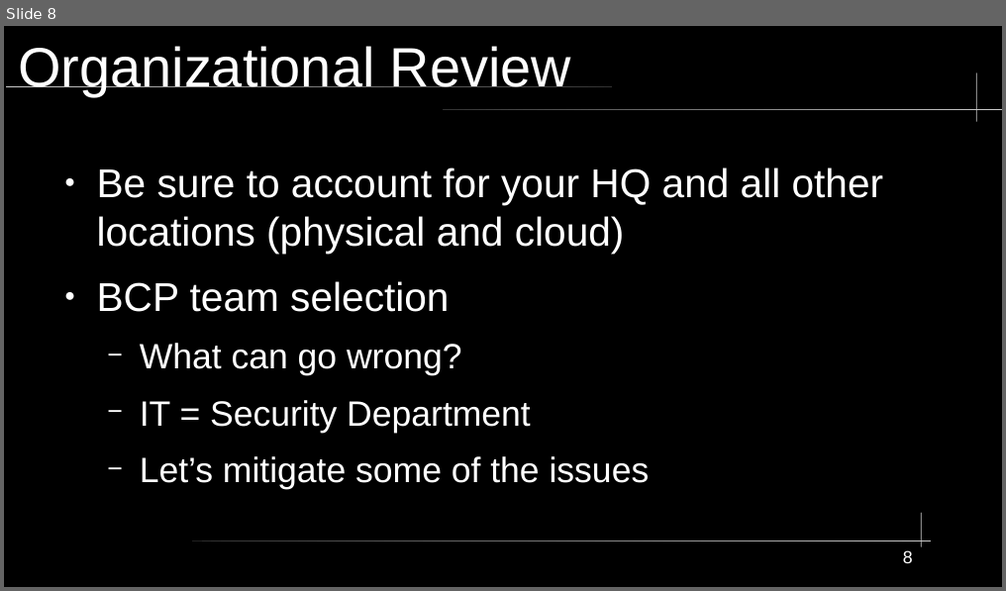
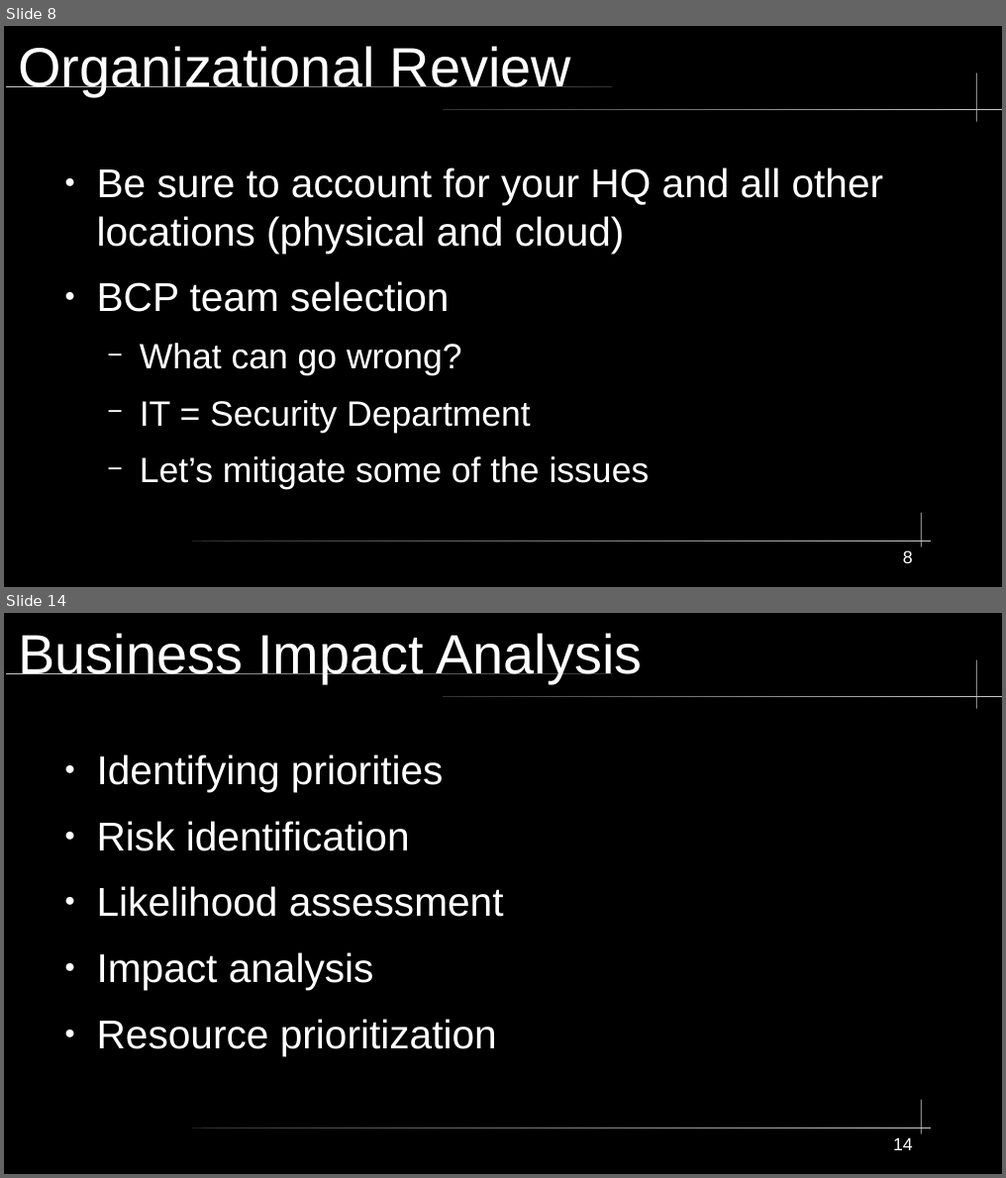
Before and after one commit to City-Colleges-of-Chicago-Cybersecurity/COMPSFI-214, a slide deck: 2026/Spring/powerpoints/Chatper-03-Business-Continuity-Planning.odp. Shown one above the other, each under a label of ours: slide 8 before the commit, slides 8 and 14 after it; the slides between them are not shown. The pictures are 1006x591 and 1006x1178 pixels, drawn with LibreOffice and Linux fonts; fonts in the diff are those of the drawing. Boxes give left, top, right and bottom in pixels: in the first picture for what was removed or moved away, otherwise in the second. Text is boxed around its words. In the diff, an @@ line names an element or a change of style, - is before the commit and + after.

```diff
--- a/2026/Spring/powerpoints/Chatper-03-Business-Continuity-Planning.odp
+++ b/2026/Spring/powerpoints/Chatper-03-Business-Continuity-Planning.odp
@@ slide 14 added at (4, 613, 1002, 1174), background #000000; not listed: 5 template elements that a slide beside it also shows @@
@@ title added at (18, 633, 642, 683), 44 pt, text #FFFFFF @@
+Business Impact Analysis
@@ text added at (97, 755, 504, 1057), 32 pt, text #FFFFFF @@
+● Identifying priorities
+● Risk identification
+● Likelihood assessment
+● Impact analysis
+● Resource prioritization
@@ page number added at (893, 1138, 913, 1151), 14 pt, text #FFFFFF @@
+14
```
Also in this commit, not shown: 1 slide changed, 4 other slides added.
